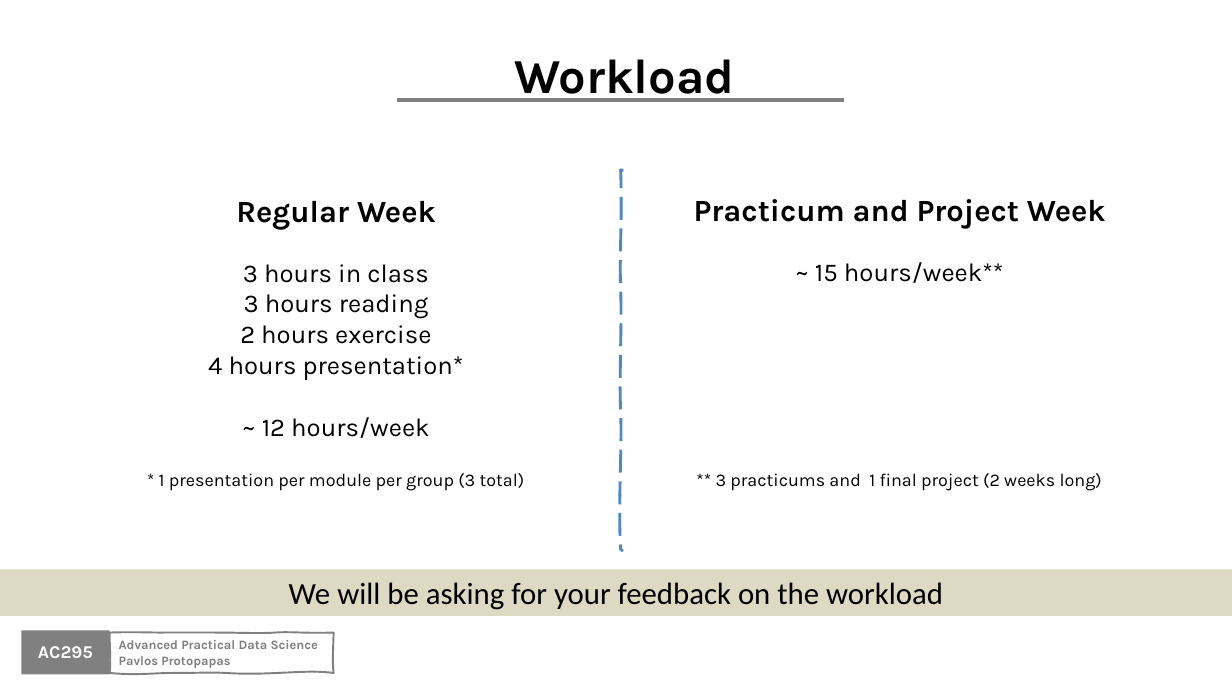
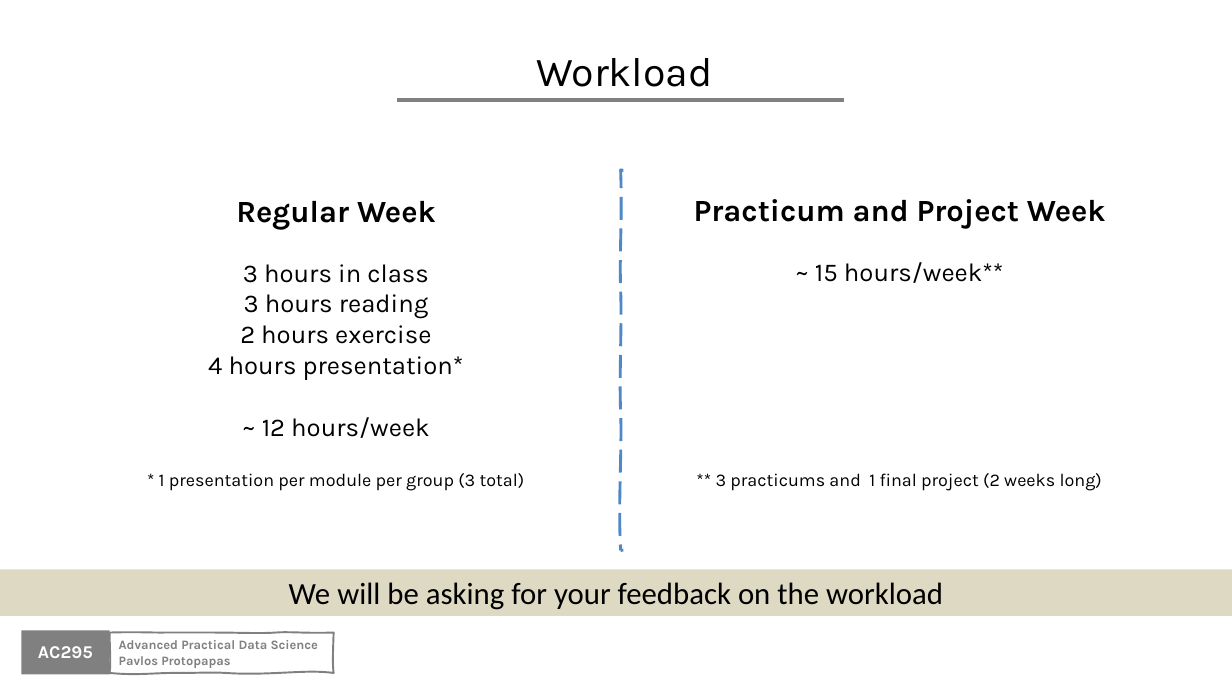
Before and after one commit to Harvard-IACS/2020-AC295, a slide deck: slide 19 of content/lectures/lecture1/presentation/lecture1.pptx. Drawn at 1232x693 pixels with LibreOffice and Linux fonts; fonts in the diff are those of the drawing; background and template pictures are left out. Boxes give left, top, right and bottom in pixels: in the first picture for what was removed or moved away, otherwise in the second. Text is boxed around its words. In the diff, an @@ line names an element or a change of style, - is before the commit and + after.

Commit message:
fixes to lecture 1

```diff
--- a/content/lectures/lecture1/presentation/lecture1.pptx
+++ b/content/lectures/lecture1/presentation/lecture1.pptx
@@ text "Workload" at <box>536,58,713,87</box>: size 38 to 32 pt, bold off; less space between paragraphs @@
```
Also in this commit, not shown: 1 other file.
